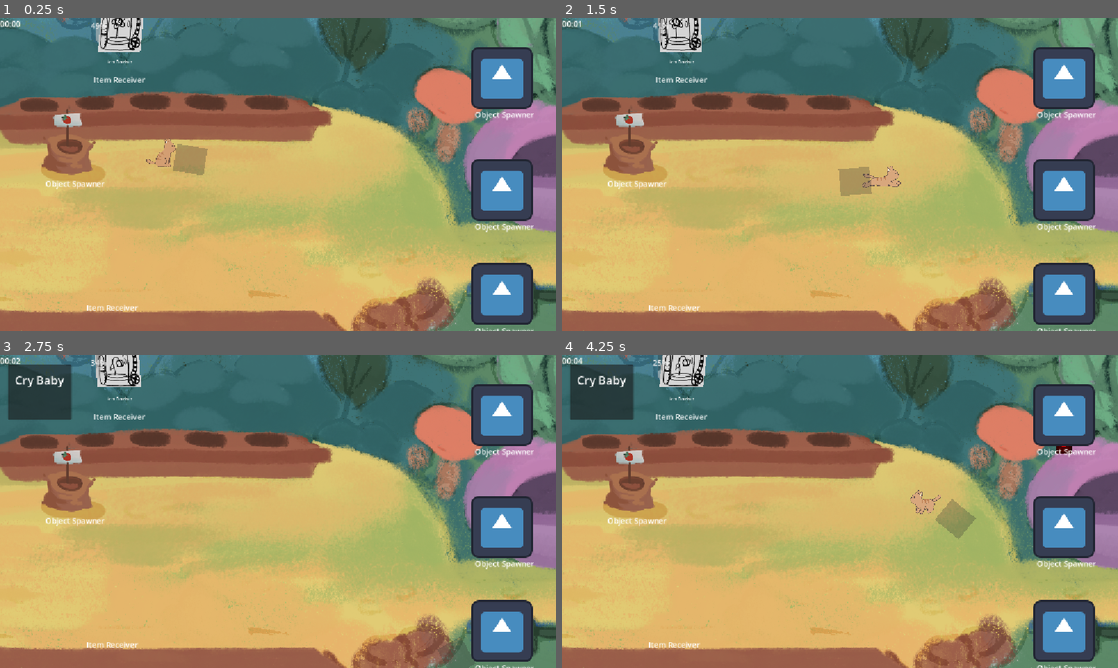
Above: before the commit, frames 1-4 (two rows, left to right).
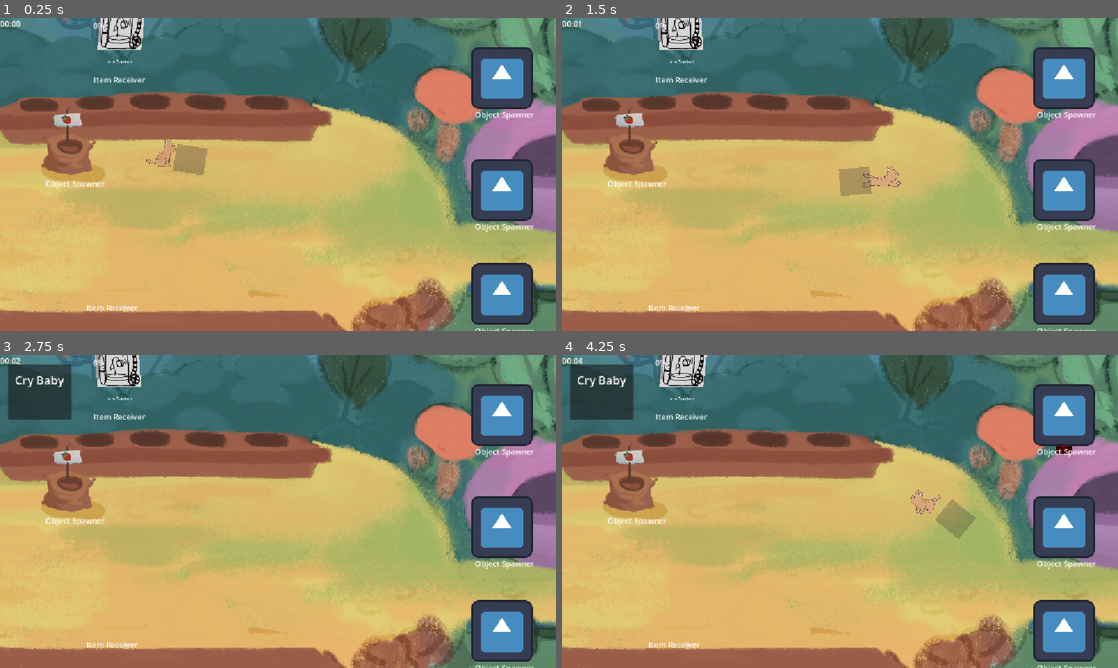
Above: after the commit, the same moments.

Repository: CamaraoLendario/Chaotic-Plants
Game: Godot game, scene res://main_world.tscn
The game is run twice, just before and just after one commit, with the same random seed, the same clock (stepped at 60 frames per second) and the same inputs. This scene is started directly instead of the project's main scene. The engine's default icon, where the game draws it, is replaced by a stand-in: a white triangle on a blue panel in a dark square.
Inputs (mouse positions are in pixels of both pictures, inside the frame that each line leads up to):
- Up to frame 1 (0.25 s): no input
- Up to frame 2 (1.5 s): move the mouse to (962, 158) at 0.52 s; hold D (Right) 0.53-1.28 s; tap F (Drop) at 0.6 s; move the mouse to (728, 190) at 1.27 s; hold S (Down) from 1.28 s (still down); tap E (Interact) at 1.35 s
- Up to frame 3 (2.75 s): move the mouse to (333, 442) at 2.02 s; release S (Down) at 2.03 s; hold D (Right) from 2.03 s (still down); click (333, 442) at 2.1 s
- Up to frame 4 (4.25 s): move the mouse to (812, 574) at 2.77 s; release D (Right) at 2.78 s; hold W (Up) 2.78-3.53 s; tap F (Drop) at 2.85 s; move the mouse to (1006, 558) at 3.52 s; hold A (Left) from 3.53 s (still down); tap E (Interact) at 3.6 s

The runs differ from the first frame. In frame 1, 0.6% of the frame differs, in the area x 16-26%, y 0-11%; in frame 2, 0.5%; in frame 3, less than 0.1%; in frame 4, less than 0.1%.

Commit message:
fixed steamy

Diff:
--- a/Plants/steamy/steamy.gd
+++ b/Plants/steamy/steamy.gd
@@ -5,11 +5,7 @@
 
 var min: float = 0.4
 var max: float = 1
-var steamMeter: float: # goes from 0 to 1
-	get():
-		return progressBar.value
-	set(value):
-		progressBar.value = value
+var steamMeter: float
 
 var direction: int = -1
 var timer: Timer = Timer.new()
@@ -22,6 +18,10 @@
 func _ready() -> void:
 	super._ready()
 
+	progressBar.max_value = 1
+	progressBar.min_value = 0
+	progressBar.step = 0.001
+
 	add_child(timer)
 	timer.one_shot = true
 	timer.timeout.connect(directionChange)
@@ -30,8 +30,8 @@
 	itemReceiver.picked_up_object.connect(itemreceived)
 
 func _process(delta: float) -> void:
-	steamMeter += (direction * delta / 20)
-	steamMeter = clamp(steamMeter, 0, 1)
+	set_steam_meter(steamMeter + (direction * delta / 20))
+	set_steam_meter(clamp(steamMeter, 0, 1))
 
 func _physics_process(delta: float) -> void:
 	isGrowing = (steamMeter < max and steamMeter > min)
@@ -51,7 +51,7 @@
 		direction *= -1
 
 func add_water():
-	steamMeter += 0.5
+	set_steam_meter(steamMeter + 0.5)
 
 func itemreceived(obj: Pickable):
 	if (obj.owner is not WaterBucket): return
@@ -60,5 +60,9 @@
 	itemReceiver.drop_and_free()
 	add_water()
 
+func set_steam_meter(value: float):
+	steamMeter = value
+	progressBar.value = steamMeter
+
 func check_grow_progress():
 	pass
Not shown: 4 places in Plants/steamy/steamy.tscn that only renumber resources
